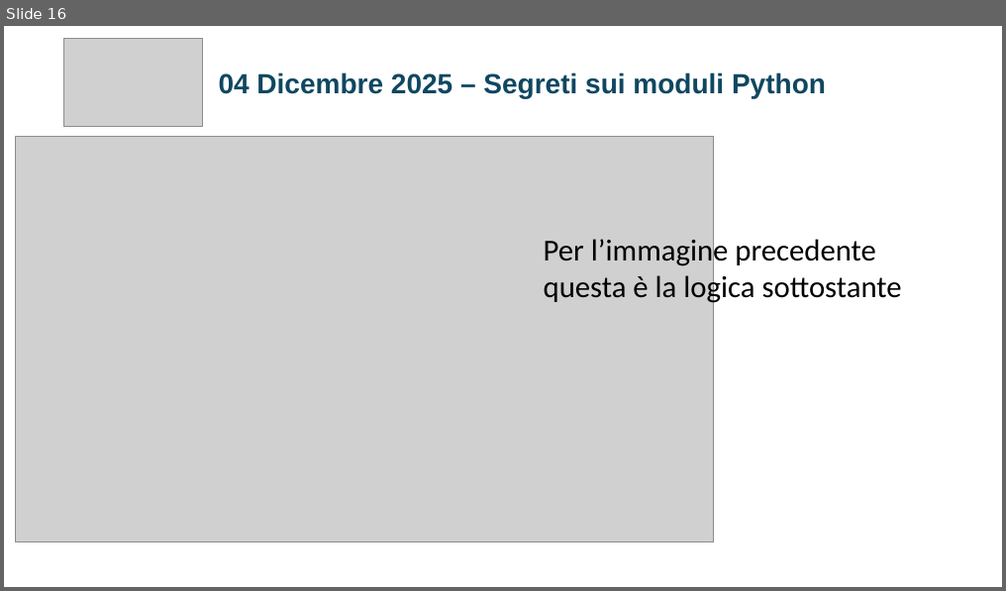
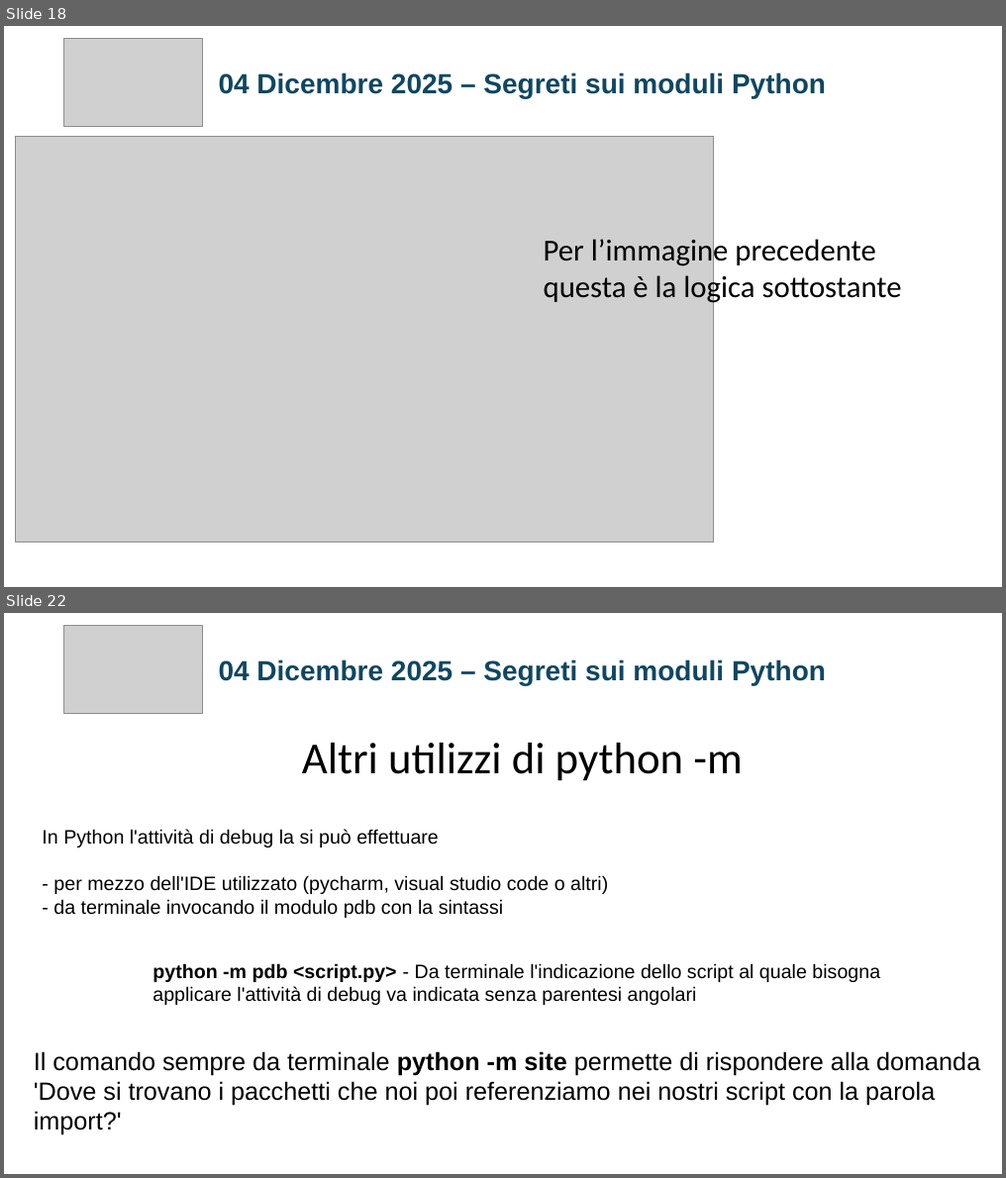
Before and after one commit to jobFrancoNet/segretiModulePython, a slide deck: SEGRETI_MODULI_PYTHON_FINALSLIDE.pptx. Shown one above the other, each under a label of ours: slide 16 before the commit, slides 18 and 22 after it; the slides between them are not shown. The pictures are 1006x591 and 1006x1178 pixels, drawn with LibreOffice and Linux fonts; fonts in the diff are those of the drawing; grey boxes stand for pictures. Boxes give left, top, right and bottom in pixels: in the first picture for what was removed or moved away, otherwise in the second. Text is boxed around its words. In the diff, an @@ line names an element or a change of style, - is before the commit and + after.

```diff
--- a/SEGRETI_MODULI_PYTHON_FINALSLIDE.pptx
+++ b/SEGRETI_MODULI_PYTHON_FINALSLIDE.pptx
@@ slide 22 added at [4, 613, 1002, 1174], background #FFFFFF @@
@@ picture added at [63, 626, 203, 714] @@
@@ text added at [219, 660, 826, 685], 20 pt, text #0F4761, bold @@
+04 Dicembre 2025 – Segreti sui moduli Python
@@ text added at [302, 743, 742, 781], 32 pt, text #000000 @@
+Altri utilizzi di python -m
@@ text added at [42, 829, 608, 918], 14 pt, text #000000 @@
+In Python l'attività di debug la si può effettuare
+- per mezzo dell'IDE utilizzato (pycharm, visual studio code o altri)
+- da terminale invocando il modulo pdb con la sintassi
@@ text added at [152, 963, 880, 1005], 14 pt, text #000000 @@
+python -m pdb <script.py> - Da terminale l'indicazione dello script al quale bisogna applicare l'attività di debug va indicata senza parentesi angolari
@@ text added at [34, 1052, 980, 1136], 18 pt, text #000000 @@
+Il comando sempre da terminale python -m site permette di rispondere alla domanda 'Dove si trovano i pacchetti che noi poi referenziamo nei nostri script con la parola import?'
@@ what was slide 16 is now slide 18 @@
```
Also in this commit, not shown: 12 slides changed, 14 other slides added, 6 slides removed, 29 other files.
